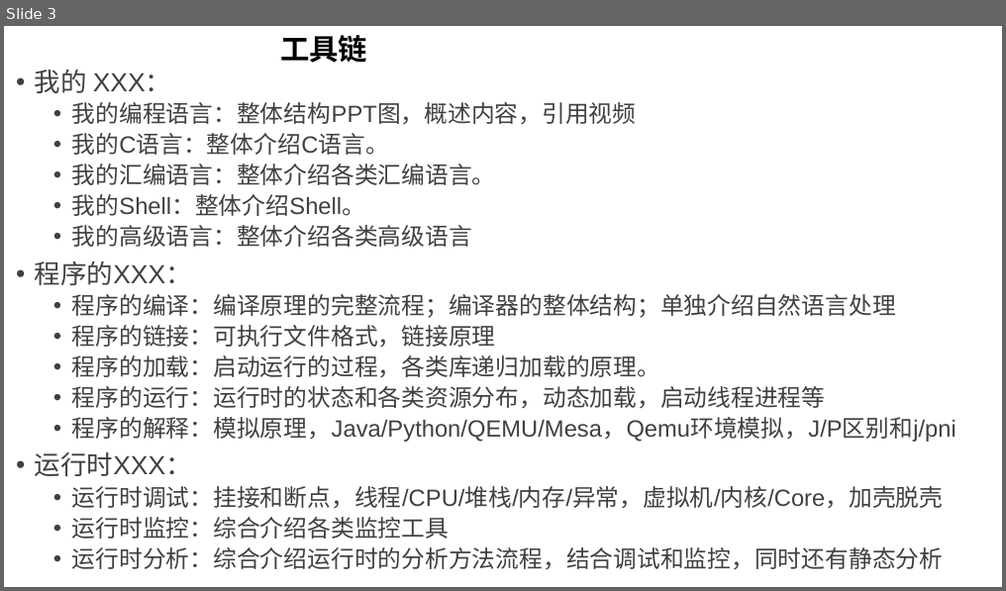
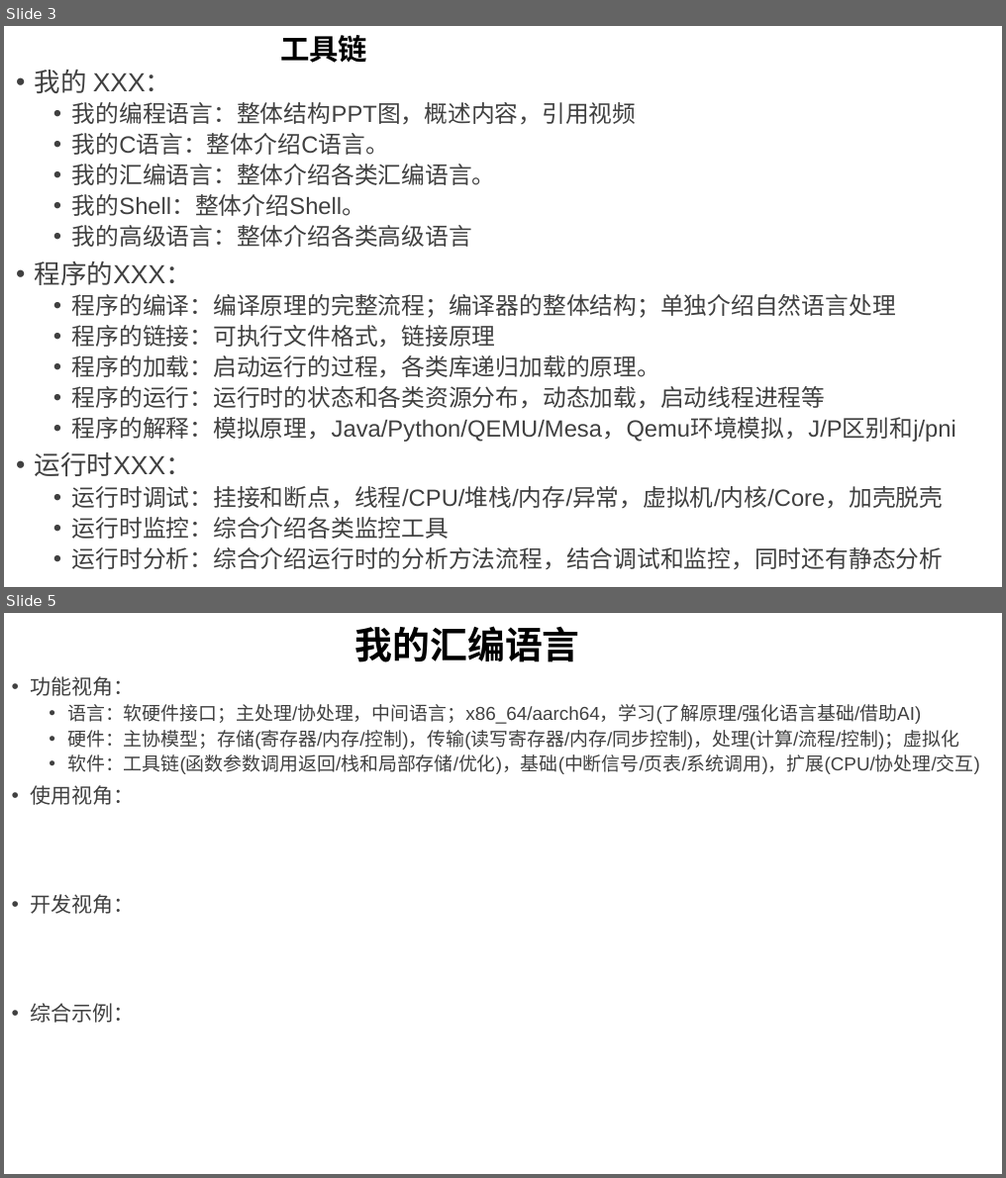
Before and after one commit to GavinKoeng/it-talks, a slide deck: it-talks.pptx. Shown one above the other, each under a label of ours: slide 3 before the commit, slides 3 and 5 after it; the slides between them are not shown. The pictures are 1006x591 and 1006x1178 pixels, drawn with LibreOffice and Linux fonts; fonts in the diff are those of the drawing. Boxes give left, top, right and bottom in pixels: in the first picture for what was removed or moved away, otherwise in the second. Text is boxed around its words. In the diff, an @@ line names an element or a change of style, - is before the commit and + after.

Commit message:
it-talks.pptx: Add "我的汇编语言" 视频组提纲

```diff
--- a/it-talks.pptx
+++ b/it-talks.pptx
@@ slide 5 added at [4,613,1002,1174], background #FFFFFF @@
@@ title added at [355,626,580,663], 36 pt, text #000000, bold @@
+我的汇编语言
@@ text added at [30,676,980,1023], 18 pt, text #404040 @@
+• 功能视角：
+  • 语言：软硬件接口；主处理/协处理，中间语言；x86_64/aarch64，学习(了解原理/强化语言基础/借助AI)
+  • 硬件：主协模型；存储(寄存器/内存/控制)，传输(读写寄存器/内存/同步控制)，处理(计算/流程/控制)；虚拟化
+  • 软件：工具链(函数参数调用返回/栈和局部存储/优化)，基础(中断信号/页表/系统调用)，扩展(CPU/协处理/交互)
+• 使用视角：
+• 开发视角：
+• 综合示例：
```
Also in this commit, not shown: 4 other slides added.
